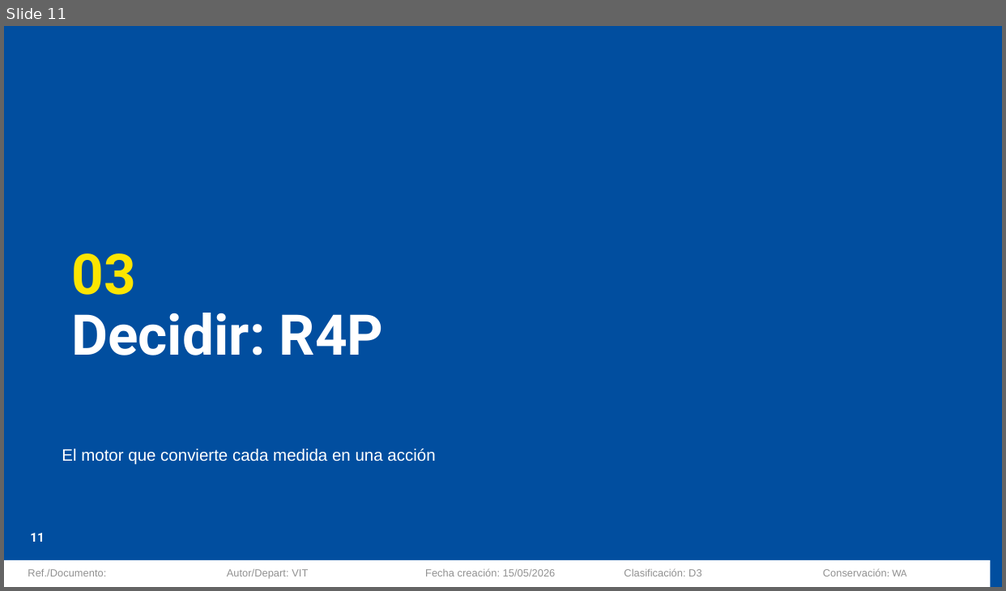
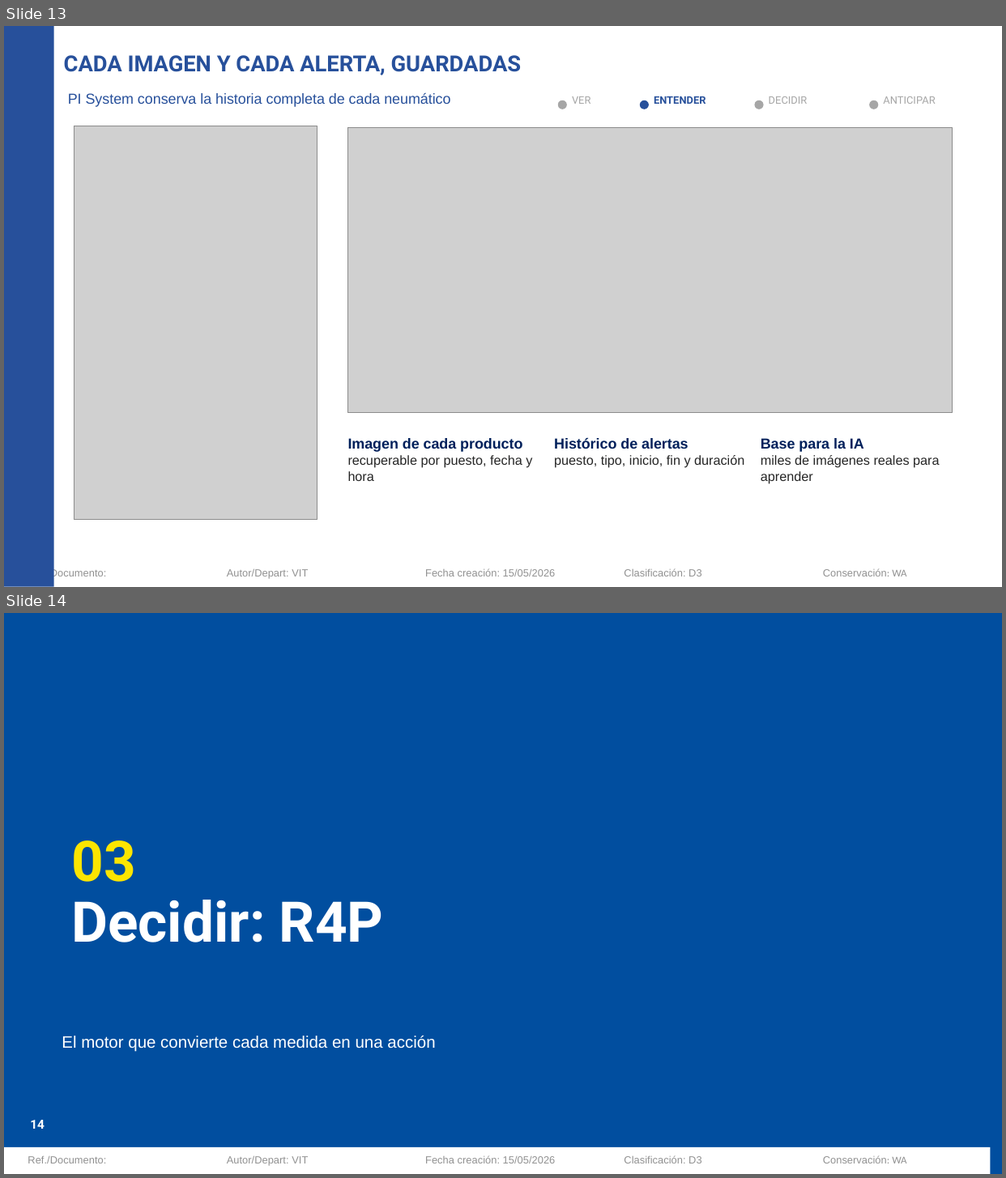
Before and after one commit to Asierenux/blank-app, a slide deck: presentaciones/Michelin_Hyundai_Fabricacion_Digital_ES.pptx. Shown one above the other, each under a label of ours: slide 11 before the commit, slides 13 and 14 after it. The pictures are 1006x591 and 1006x1178 pixels, drawn with LibreOffice and Linux fonts; fonts in the diff are those of the drawing; grey boxes stand for pictures; background and template pictures are left out. Boxes give left, top, right and bottom in pixels: in the first picture for what was removed or moved away, otherwise in the second. Text is boxed around its words. In the diff, an @@ line names an element or a change of style, - is before the commit and + after.

```diff
--- a/presentaciones/Michelin_Hyundai_Fabricacion_Digital_ES.pptx
+++ b/presentaciones/Michelin_Hyundai_Fabricacion_Digital_ES.pptx
@@ slide 13 added at <box>4,26,1002,587</box>, background #FFFFFF; not listed: 5 template elements that a slide beside it also shows @@
@@ rectangle added at <box>4,26,54,587</box>, fill #27509B @@
@@ title added at <box>64,55,521,75</box>, 16 pt, text #27509B, bold @@
+CADA IMAGEN Y CADA ALERTA, GUARDADAS
@@ text added at <box>68,92,450,107</box>, 10.5 pt, text #27509B @@
+PI System conserva la historia completa de cada neumático
@@ text added at <box>572,96,590,104</box>, 7.5 pt, text #A6A6A6 @@
+VER
@@ text added at <box>654,96,706,104</box>, 7.5 pt, text #27509B, bold @@
+ENTENDER
@@ text added at <box>769,96,808,104</box>, 7.5 pt, text #A6A6A6 @@
+DECIDIR
@@ text added at <box>883,96,935,104</box>, 7.5 pt, text #A6A6A6 @@
+ANTICIPAR
@@ ellipse added at <box>558,100,567,109</box>, fill #A6A6A6 @@
@@ ellipse added at <box>640,100,649,109</box>, fill #27509B @@
@@ ellipse added at <box>754,100,764,109</box>, fill #A6A6A6 @@
@@ ellipse added at <box>869,100,878,109</box>, fill #A6A6A6 @@
@@ picture added at <box>74,126,317,520</box> @@
@@ picture added at <box>348,128,952,413</box> @@
@@ text added at <box>348,438,532,481</box>, 9.5 pt, text #262626 @@
+Imagen de cada producto
+recuperable por puesto, fecha y hora
@@ text added at <box>554,438,744,468</box>, 9.5 pt, text #262626 @@
+Histórico de alertas
+puesto, tipo, inicio, fin y duración
@@ text added at <box>761,438,939,484</box>, 9.5 pt, text #262626 @@
+Base para la IA
+miles de imágenes reales para aprender
@@ what was slide 11 is now slide 14 @@
@@ page number at <box>30,1120,44,1129</box>: text changed @@
-11
+14
```
Also in this commit, not shown: 10 slides changed, 9 other slides added, 3 slides removed.
